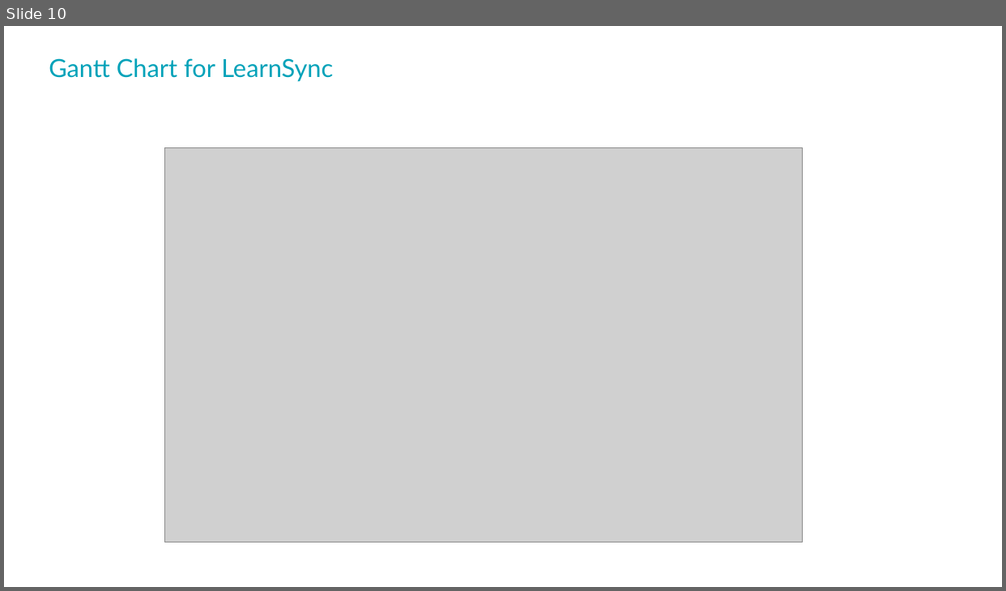
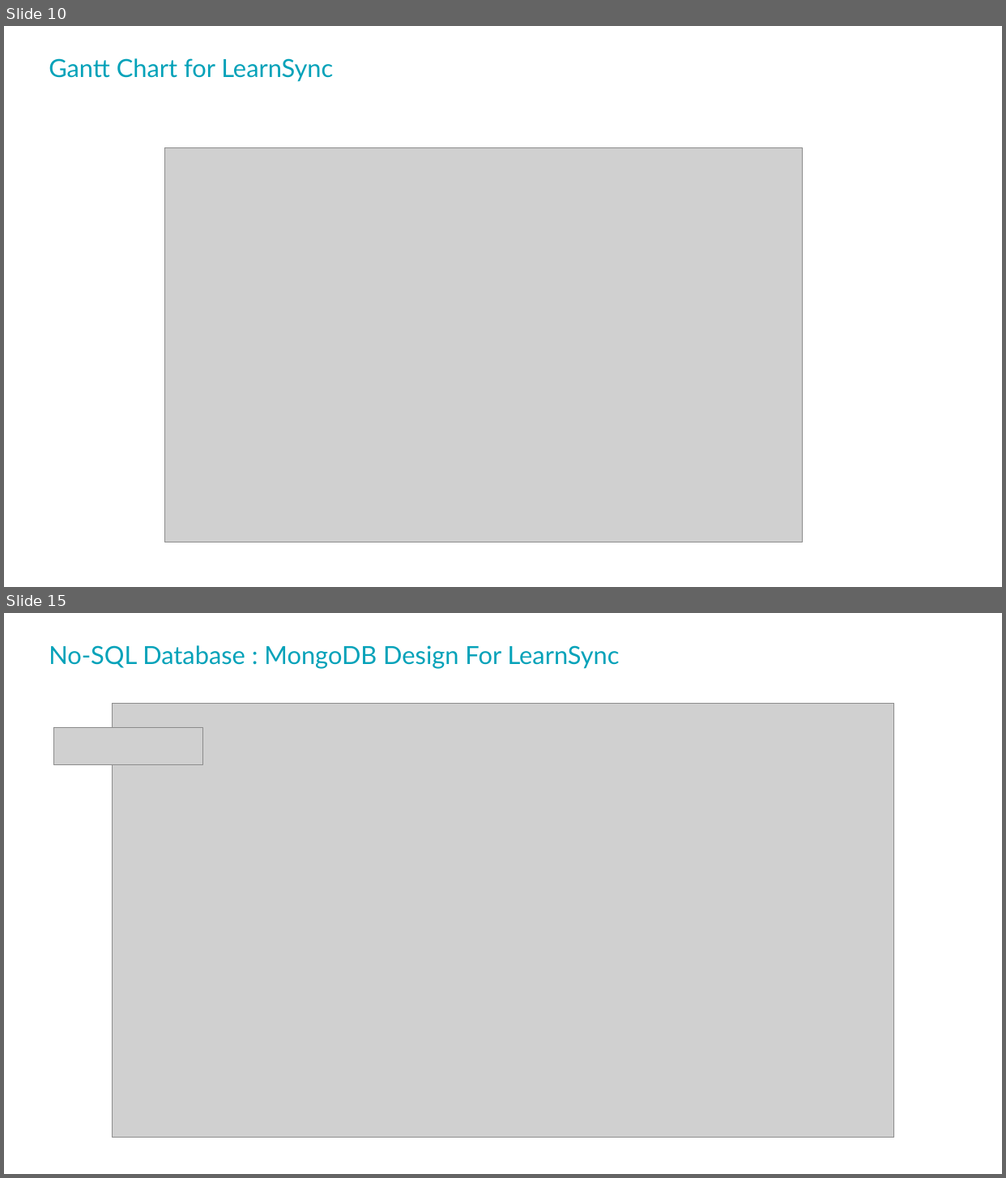
Before and after one commit to Ompitroda55/LearnSync, a slide deck: Poject Doc's/PPT format.pptx. Shown one above the other, each under a label of ours: slide 10 before the commit, slides 10 and 15 after it; the slides between them are not shown. The pictures are 1006x591 and 1006x1178 pixels, drawn with LibreOffice and Linux fonts; fonts in the diff are those of the drawing; grey boxes stand for pictures; background and template pictures are left out. Boxes give left, top, right and bottom in pixels: in the first picture for what was removed or moved away, otherwise in the second. Text is boxed around its words. In the diff, an @@ line names an element or a change of style, - is before the commit and + after.

```diff
--- a/Poject Doc's/PPT format.pptx
+++ b/Poject Doc's/PPT format.pptx
@@ slide 15 added at [4, 613, 1002, 1174], background picture (left out) @@
@@ title added at [49, 645, 620, 669], 24 pt, text #04A2B9 @@
+No-SQL Database : MongoDB Design For LearnSync
@@ picture added at [112, 704, 894, 1138] @@
@@ picture added at [54, 727, 202, 765] @@
```
Also in this commit, not shown: 6 slides changed, 7 other slides added, 8 other files.
